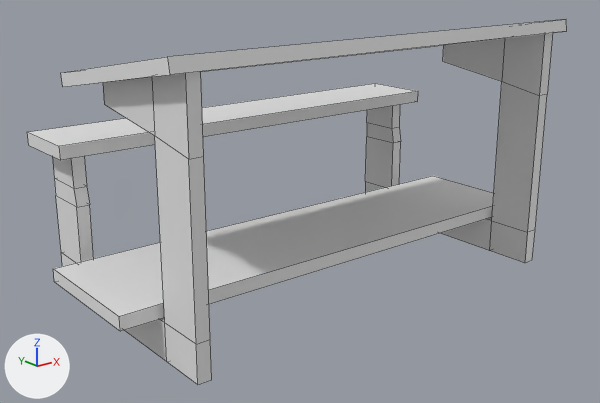
What one commit did to the FBX model Assets/Art/table_01.fbx.
Both versions are drawn from a 50 mm camera at (-1.191, -1.41, 0.77) aimed at (-0.032, 0.039, 0.19). The lights are fixed; the arrows at lower left show +X, +Y and +Z. Mesh edges are drawn as thin lines. Where no turn or scale is listed for an object, it has been applied to the vertices.

In view in the first picture: 'table_01'.
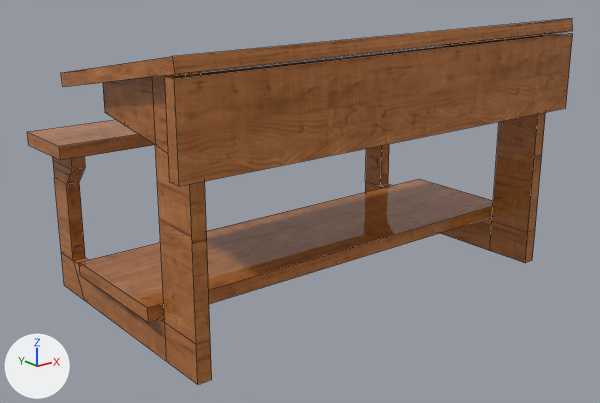
Boxes (x1, y1, x2, y2) around the edits, measured in the pictures (600 x 403 px; the box of a moved part takes in the faces that stretch with it):
'table_01', reshaped: before (27, 19, 567, 384); after (27, 19, 573, 384)
part 1 of me_table_01_ncl1_1, added (brown): after (165, 33, 573, 186)
part 2 of me_table_01_ncl1_1, moved or reshaped: before (52, 19, 567, 361); after (52, 19, 573, 361)
part 3 of me_table_01_ncl1_1, recoloured (grey to brown): (27, 120, 535, 384) in both

The change, as a diff of the scene's bpy script:
```diff
--- a/Assets/Art/table_01.fbx.py
+++ b/Assets/Art/table_01.fbx.py
@@ img_wood_01_png @@
+img_wood_01_png = load_image('wood_01.png', 'tex/wood_01.png', 512, 512, 'sRGB')
@@ mat_table_01_sh @@
+mat_table_01_sh = principled_material('table_01_sh')
+mat_table_01_sh.texture = img_wood_01_png
+mat_table_01_sh.roughness = 0.0
@@ me_table_01_ncl1_1 @@
 # used by ob_table_01; location = (0.0, 0.0, 0.0)
-me_table_01_ncl1_1.from_pydata(...)  # 104 vertices, 94 faces; spans x -0.58..0.58, y -0.255..0.384, z 0.0..0.596
+me_table_01_ncl1_1.from_pydata(...)  # 120 vertices, 106 faces; spans x -0.532..0.532, y -0.271..0.384, z 0.0..0.599
+# me_table_01_ncl1_1 part 1: a new loose piece, a box spanning x -0.532..0.532, y -0.271..-0.241, z 0.389..0.563, in mat_table_01_sh (picture img_wood_01_png)
+# me_table_01_ncl1_1 part 2
+# 12 vertices in x -0.495..0.495, y 0.243..0.346, z 0.219..0.26 move by (0.0, 0.0, 0.042)
+# 12 vertices in x -0.495..0.495, y -0.242..0.064, z 0.423..0.47 move by (0.0, 0.0, -0.016)
+# 4 vertices in x -0.495..0.495, y 0.235, z 0.082 move by (0.0, 0.045, 0.0)
+# 4 vertices in x -0.495..0.495, y 0.235, z 0.219 move by (0.0, 0.045, 0.042)
+# 4 vertices in x -0.58, y -0.117..0.182, z 0.085..0.115 move by (0.058, 0.0, 0.0)
+# 4 vertices in x 0.58, y -0.117..0.182, z 0.085..0.115 move by (-0.058, 0.0, 0.0)
+# 4 vertices move from x -0.53..0.53, y -0.255..-0.251, z 0.568..0.596 to x -0.53..0.53, y -0.271..-0.266, z 0.571..0.599
+# me_table_01_ncl1_1 part 3: 94 faces spanning x -0.532..0.532, y -0.271..0.384, z 0.0..0.599 switch from no material to mat_table_01_sh (picture img_wood_01_png)
```
